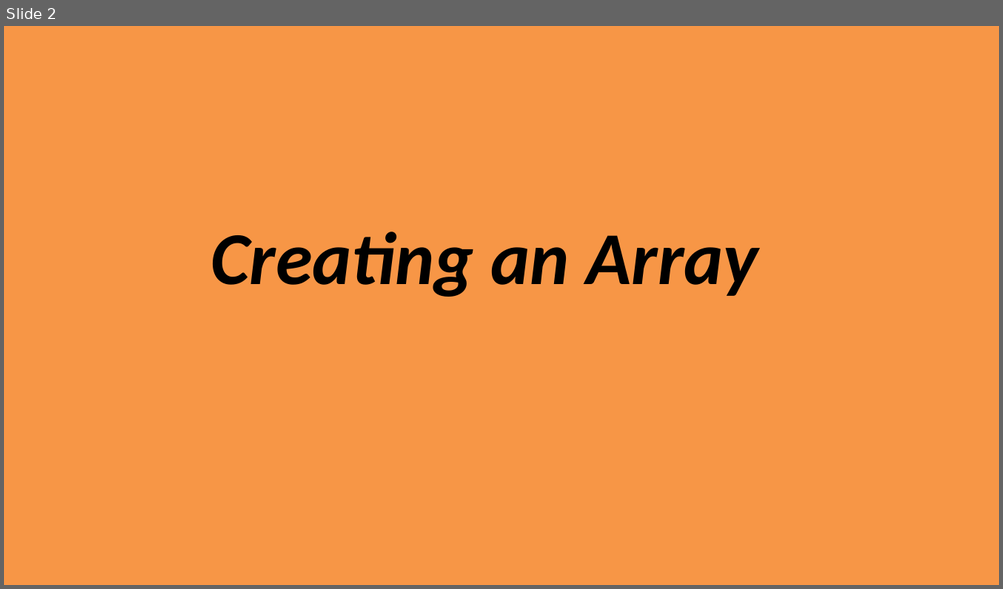
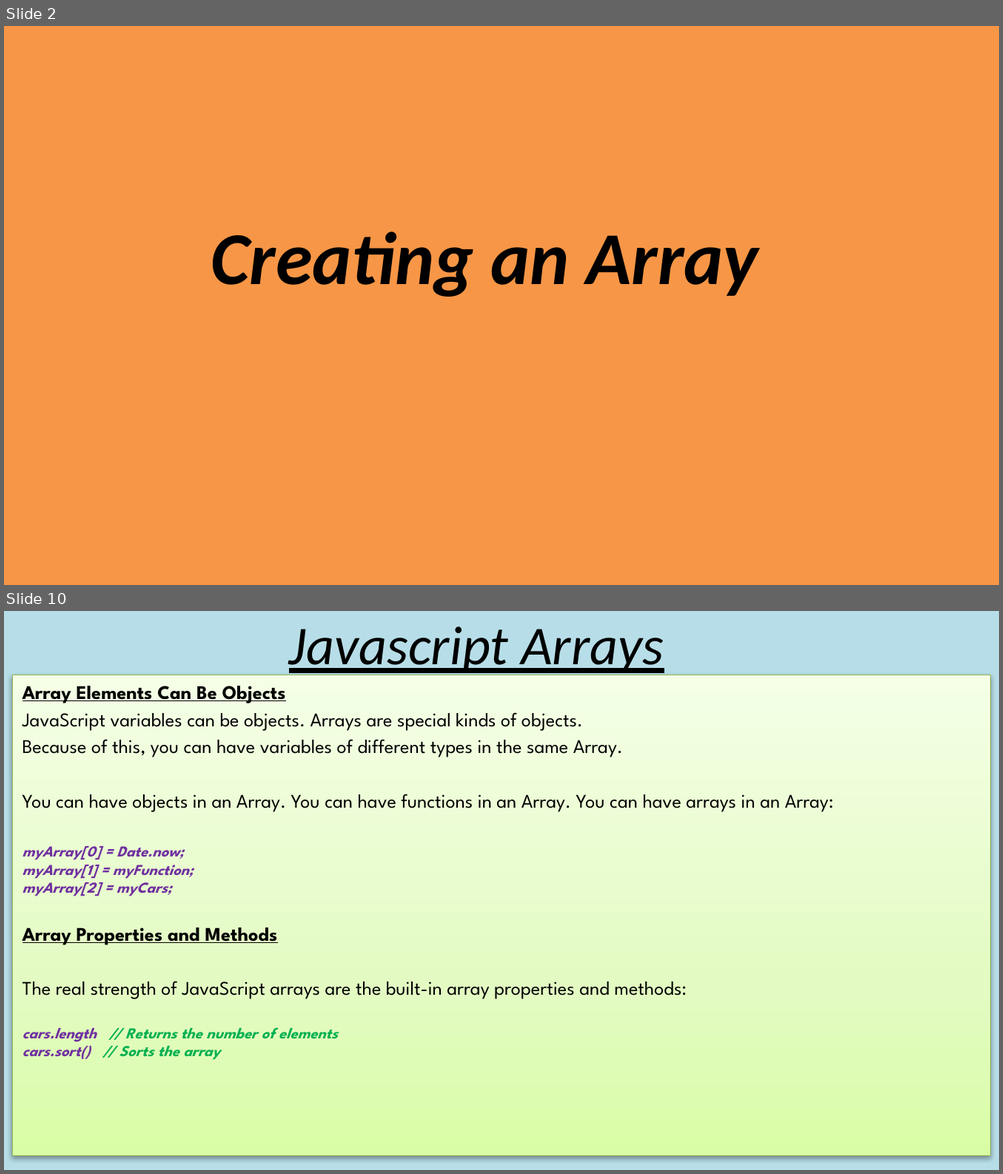
Before and after one commit to triple93r/Javascript_Arrays, a slide deck: JavascriptArrays.pptx. Shown one above the other, each under a label of ours: slide 2 before the commit, slides 2 and 10 after it; the slides between them are not shown. The pictures are 1003x589 and 1003x1174 pixels, drawn with LibreOffice and Linux fonts; fonts in the diff are those of the drawing. Boxes give left, top, right and bottom in pixels: in the first picture for what was removed or moved away, otherwise in the second. Text is boxed around its words. In the diff, an @@ line names an element or a change of style, - is before the commit and + after.

```diff
--- a/JavascriptArrays.pptx
+++ b/JavascriptArrays.pptx
@@ slide 10 added at [4,611,999,1170], background #B7DEE8 @@
@@ title added at [289,627,663,678], 39.6 pt, text #000000, italic, underline @@
+Javascript Arrays
@@ subtitle added at [12,675,990,1156], fill gradient #DAFDA7 to #E4FCC2 to #F5FFE7, outline #98B955 0.75 pt, 14 pt, text #000000 @@
+Array Elements Can Be Objects
+JavaScript variables can be objects. Arrays are special kinds of objects.
+Because of this, you can have variables of different types in the same Array.
+You can have objects in an Array. You can have functions in an Array. You can have arrays in an Array:
+myArray[0] = Date.now;
+myArray[1] = myFunction;
+myArray[2] = myCars;
+Array Properties and Methods
+The real strength of JavaScript arrays are the built-in array properties and methods:
+cars.length // Returns the number of elements
+cars.sort() // Sorts the array
```
Also in this commit, not shown: 2 slides changed, 22 other slides added.
